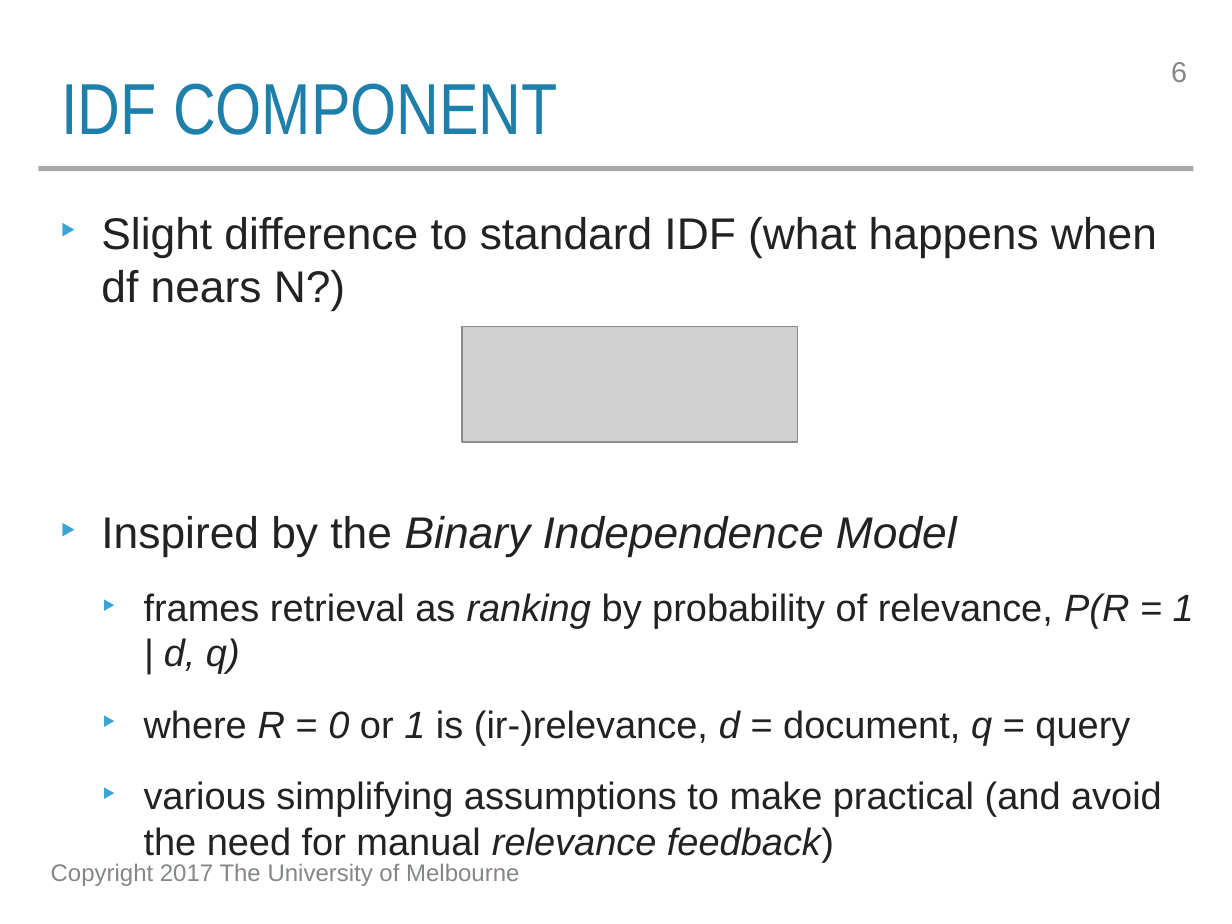
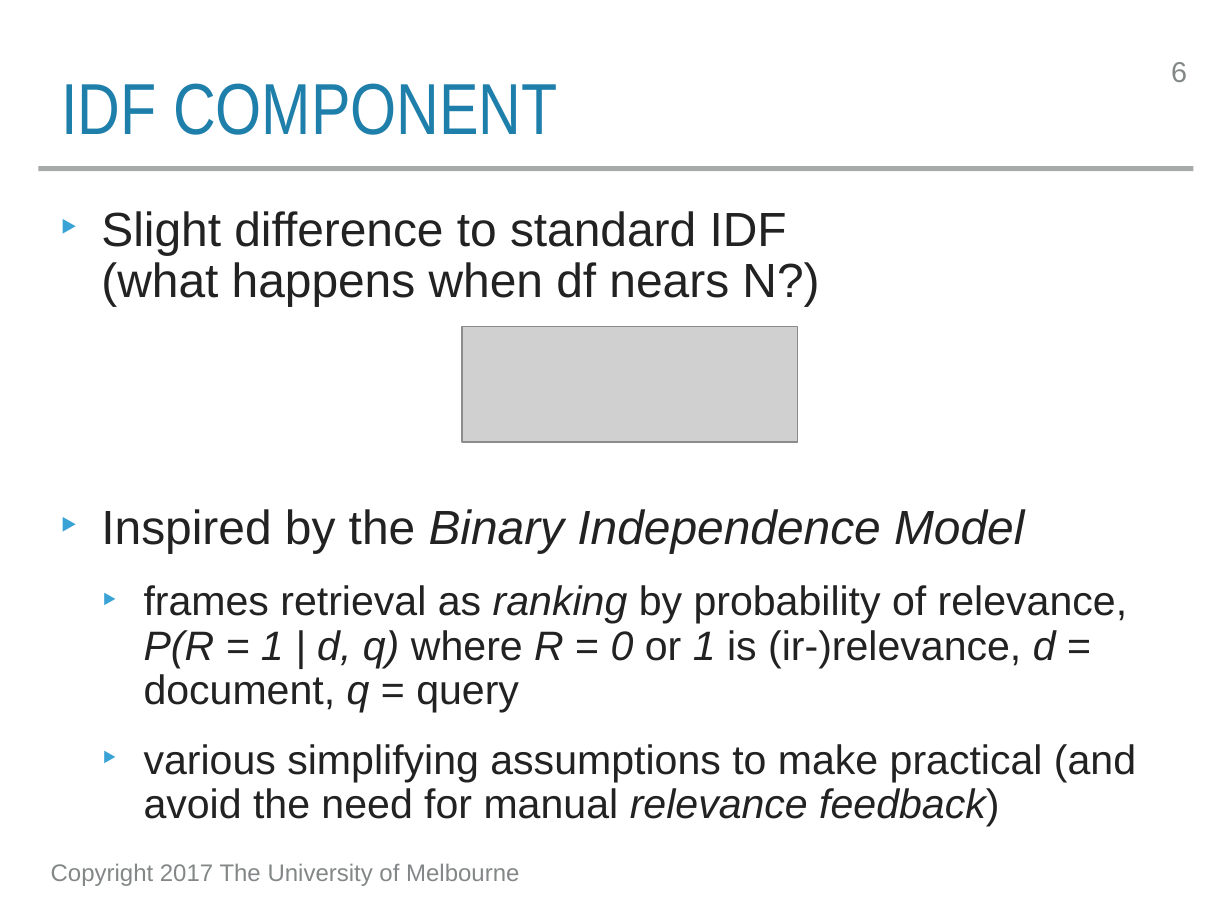
Before and after one commit to trevorcohn/comp90042, a slide deck: slide 6 of slides/WSTA_L17_bm25_lmir.pptx. Drawn at 1232x924 pixels with LibreOffice and Linux fonts; fonts in the diff are those of the drawing; grey boxes stand for pictures. Boxes give left, top, right and bottom in pixels: in the first picture for what was removed or moved away, otherwise in the second. Text is boxed around its words. In the diff, an @@ line names an element or a change of style, - is before the commit and + after.

```diff
--- a/slides/WSTA_L17_bm25_lmir.pptx
+++ b/slides/WSTA_L17_bm25_lmir.pptx
@@ text at [101, 211, 1136, 827]: size 25.9 to 28 pt in "Slight difference to standard IDF (what happens ...", "Inspired by the Binary Independence Model"; size 22.2 to 24 pt in "various simplifying assumptions to make practical (and ..."; line spacing 1 to 0.9 @@
@@ text at [144, 585, 1127, 712]: text changed; size 22.2 to 24 pt @@
-  ‣ frames retrieval as ranking by probability of relevance, P(R = 1 | d, q)
-  ‣ where R = 0 or 1 is (ir-)relevance, d = document, q = query
+  ‣ frames retrieval as ranking by probability of relevance,
+    P(R = 1 | d, q) where R = 0 or 1 is (ir-)relevance, d = document, q = query
```
Also in this commit, not shown: 2 other slides changed, 4 other files.
